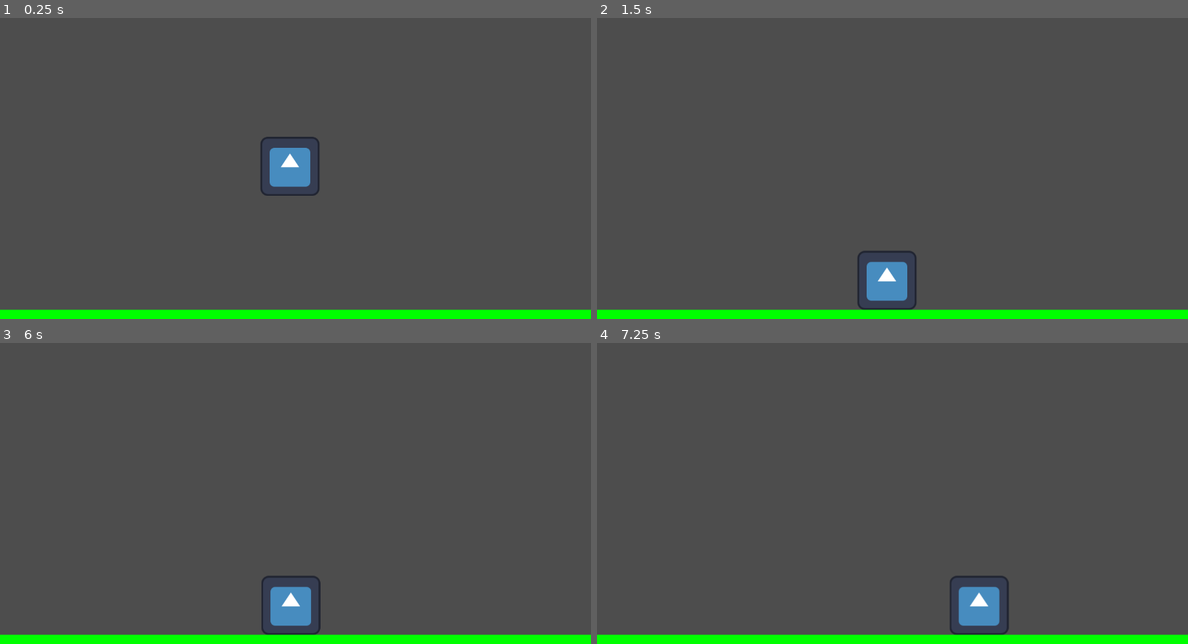
Above: before the commit, frames 1-4 (two rows, left to right).
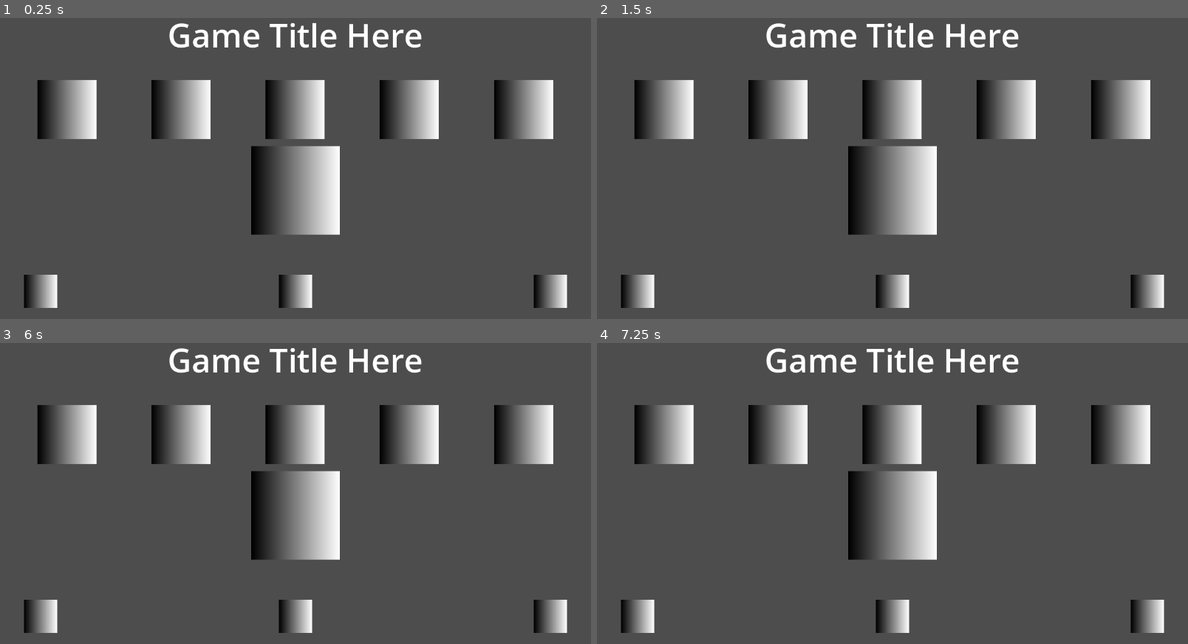
Above: after the commit, the same moments.

Repository: nebunez/career-pathology
Game: Godot game, scene res://menu.tscn
The game is run twice, just before and just after one commit, with the same random seed, the same clock (stepped at 60 frames per second) and the same inputs. Before the commit the project starts from res://prototype_pc.tscn. The engine's default icon, where the game draws it, is replaced by a stand-in: a white triangle on a blue panel in a dark square.
Inputs (mouse positions are in pixels of both pictures, inside the frame that each line leads up to):
- Up to frame 1 (0.25 s): no input
- Up to frame 2 (1.5 s): click (662, 111) at 0.52 s; click (780, 111) at 1.27 s
- Up to frame 3 (6 s): click (295, 436) at 2.02 s; click (407, 436) at 2.77 s; click (525, 436) at 3.52 s; click (295, 514) at 4.27 s; click (41, 616) at 5.02 s; tap Enter at 5.75 s; move the mouse to (425, 460) at 5.77 s; press the mouse at (425, 460) at 5.78 s; hold D (move_right) from 5.78 s (still down)
- Up to frame 4 (7.25 s): tap Space (jump) at 6.02, 6.77 s; move the mouse to (774, 493) at 6.52 s; release D (move_right) at 6.53 s; release the mouse at (774, 493) at 6.53 s; hold A (move_left) from 6.53 s (still down); click (774, 493) at 6.6 s

The runs differ from the first frame. In frame 1, 18% of the frame differs, in the area x 0-100%, y 1-100%; in frame 2, 18%; in frame 3, 18%; in frame 4, 19%.

Commit message:
two menu options but menu_anchors seems better

Diff:
--- a/fs-hof-2025---team-7/menu.tscn
+++ b/fs-hof-2025---team-7/menu.tscn
@@ -1,8 +1,17 @@
-[gd_scene load_steps=3 format=3 uid="uid://64n7fn525aop"]
+[gd_scene load_steps=6 format=3 uid="uid://64n7fn525aop"]
 
-[ext_resource type="Theme" uid="uid://iy0q11075hte" path="res://main_theme.tres" id="1_lti8b"]
+[sub_resource type="LabelSettings" id="LabelSettings_vsb4k"]
+font_size = 71
 
-[sub_resource type="NoiseTexture2D" id="NoiseTexture2D_lti8b"]
+[sub_resource type="Gradient" id="Gradient_vsb4k"]
+
+[sub_resource type="GradientTexture2D" id="GradientTexture2D_lti8b"]
+gradient = SubResource("Gradient_vsb4k")
+
+[sub_resource type="Gradient" id="Gradient_ouk20"]
+
+[sub_resource type="GradientTexture2D" id="GradientTexture2D_mae5d"]
+gradient = SubResource("Gradient_ouk20")
 
 [node name="Menu" type="Control"]
 layout_mode = 3
@@ -11,58 +20,129 @@
 anchor_bottom = 1.0
 grow_horizontal = 2
 grow_vertical = 2
-theme = ExtResource("1_lti8b")
 
-[node name="TextureRect" type="TextureRect" parent="."]
-layout_mode = 1
-anchors_preset = 15
-anchor_right = 1.0
-anchor_bottom = 1.0
-grow_horizontal = 2
-grow_vertical = 2
-texture = SubResource("NoiseTexture2D_lti8b")
+[node name="MarginContainer" type="MarginContainer" parent="."]
+layout_mode = 0
+offset_right = 1280.0
+offset_bottom = 720.0
+theme_override_constants/margin_left = 24
+theme_override_constants/margin_top = 24
+theme_override_constants/margin_right = 24
+theme_override_constants/margin_bottom = 24
 
-[node name="Background" type="Panel" parent="."]
+[node name="VBoxContainer" type="VBoxContainer" parent="MarginContainer"]
+layout_mode = 2
+
+[node name="HBoxContainer" type="HBoxContainer" parent="MarginContainer/VBoxContainer"]
+layout_mode = 2
+size_flags_horizontal = 4
+size_flags_vertical = 3
+
+[node name="Label" type="Label" parent="MarginContainer/VBoxContainer/HBoxContainer"]
+layout_mode = 2
+text = "Game Title Here"
+label_settings = SubResource("LabelSettings_vsb4k")
+horizontal_alignment = 1
+
+[node name="HBoxContainer2" type="HBoxContainer" parent="MarginContainer/VBoxContainer"]
+layout_mode = 2
+size_flags_vertical = 3
+
+[node name="GameDesignBtn" type="TextureButton" parent="MarginContainer/VBoxContainer/HBoxContainer2"]
+custom_minimum_size = Vector2(128, 128)
+layout_mode = 2
+size_flags_horizontal = 6
+texture_normal = SubResource("GradientTexture2D_lti8b")
+stretch_mode = 5
+
+[node name="ArtBtn" type="TextureButton" parent="MarginContainer/VBoxContainer/HBoxContainer2"]
+custom_minimum_size = Vector2(128, 128)
+layout_mode = 2
+size_flags_horizontal = 6
+texture_normal = SubResource("GradientTexture2D_lti8b")
+stretch_mode = 5
+
+[node name="Writing" type="TextureButton" parent="MarginContainer/VBoxContainer/HBoxContainer2"]
+custom_minimum_size = Vector2(128, 128)
+layout_mode = 2
+size_flags_horizontal = 6
+texture_normal = SubResource("GradientTexture2D_lti8b")
+stretch_mode = 5
+
+[node name="Business" type="TextureButton" parent="MarginContainer/VBoxContainer/HBoxContainer2"]
+custom_minimum_size = Vector2(128, 128)
+layout_mode = 2
+size_flags_horizontal = 6
+texture_normal = SubResource("GradientTexture2D_lti8b")
+stretch_mode = 5
+
+[node name="Mustic" type="TextureButton" parent="MarginContainer/VBoxContainer/HBoxContainer2"]
+custom_minimum_size = Vector2(128, 128)
+layout_mode = 2
+size_flags_horizontal = 6
+texture_normal = SubResource("GradientTexture2D_lti8b")
+stretch_mode = 5
+
+[node name="HBoxContainer3" type="HBoxContainer" parent="MarginContainer/VBoxContainer"]
+layout_mode = 2
+size_flags_horizontal = 4
+size_flags_vertical = 3
+size_flags_stretch_ratio = 1.14
+
+[node name="Control" type="Control" parent="MarginContainer/VBoxContainer/HBoxContainer3"]
+layout_mode = 2
+
+[node name="ThisIsNotAButton" type="TextureButton" parent="MarginContainer/VBoxContainer/HBoxContainer3/Control"]
+custom_minimum_size = Vector2(512, 192)
 layout_mode = 1
 anchors_preset = 8
 anchor_left = 0.5
 anchor_top = 0.5
 anchor_right = 0.5
 anchor_bottom = 0.5
-offset_left = -128.0
-offset_top = -128.0
-offset_right = 128.0
-offset_bottom = 128.0
+offset_left = -256.0
+offset_top = -96.0
+offset_right = 256.0
+offset_bottom = 96.0
 grow_horizontal = 2
 grow_vertical = 2
+size_flags_horizontal = 6
+texture_normal = SubResource("GradientTexture2D_lti8b")
+stretch_mode = 5
 
-[node name="MarginContainer" type="VBoxContainer" parent="Background"]
-layout_mode = 1
-anchors_preset = 15
-anchor_right = 1.0
-anchor_bottom = 1.0
-grow_horizontal = 2
-grow_vertical = 2
-alignment = 1
+[node name="HBoxContainer4" type="HBoxContainer" parent="MarginContainer/VBoxContainer"]
+layout_mode = 2
+size_flags_vertical = 10
 
-[node name="Title" type="Label" parent="Background/MarginContainer"]
-custom_minimum_size = Vector2(0, 80)
+[node name="HBoxContainer" type="HBoxContainer" parent="MarginContainer/VBoxContainer/HBoxContainer4"]
 layout_mode = 2
-text = "Our Game Name"
-horizontal_alignment = 1
-vertical_alignment = 1
+size_flags_horizontal = 2
 
-[node name="StartGame" type="Button" parent="Background/MarginContainer"]
+[node name="TextureButton" type="TextureButton" parent="MarginContainer/VBoxContainer/HBoxContainer4/HBoxContainer"]
+custom_minimum_size = Vector2(128, 72)
 layout_mode = 2
-size_flags_horizontal = 4
-text = "Start Game"
+size_flags_horizontal = 6
+texture_normal = SubResource("GradientTexture2D_mae5d")
+stretch_mode = 5
 
-[node name="Credits" type="Button" parent="Background/MarginContainer"]
+[node name="HBoxContainer2" type="HBoxContainer" parent="MarginContainer/VBoxContainer/HBoxContainer4"]
 layout_mode = 2
-size_flags_horizontal = 4
-text = "Credits"
+size_flags_horizontal = 3
 
-[node name="Quit" type="Button" parent="Background/MarginContainer"]
+[node name="TextureButton" type="TextureButton" parent="MarginContainer/VBoxContainer/HBoxContainer4/HBoxContainer2"]
+custom_minimum_size = Vector2(128, 72)
 layout_mode = 2
-size_flags_horizontal = 4
-text = "Quit"
+size_flags_horizontal = 6
+texture_normal = SubResource("GradientTexture2D_mae5d")
+stretch_mode = 5
+
+[node name="HBoxContainer3" type="HBoxContainer" parent="MarginContainer/VBoxContainer/HBoxContainer4"]
+layout_mode = 2
+size_flags_horizontal = 10
+
+[node name="TextureButton" type="TextureButton" parent="MarginContainer/VBoxContainer/HBoxContainer4/HBoxContainer3"]
+custom_minimum_size = Vector2(128, 72)
+layout_mode = 2
+size_flags_horizontal = 6
+texture_normal = SubResource("GradientTexture2D_mae5d")
+stretch_mode = 5
--- /dev/null
+++ b/fs-hof-2025---team-7/menu_anchors.tscn
@@ -0,0 +1,142 @@
+[gd_scene load_steps=4 format=3 uid="uid://0ng65qnu2idt"]
+
+[sub_resource type="LabelSettings" id="LabelSettings_qf6uo"]
+font_size = 72
+
+[sub_resource type="Gradient" id="Gradient_i2qks"]
+
+[sub_resource type="GradientTexture2D" id="GradientTexture2D_fmohw"]
+gradient = SubResource("Gradient_i2qks")
+
+[node name="AnchorMenu" type="Control"]
+layout_mode = 3
+anchors_preset = 15
+anchor_right = 1.0
+anchor_bottom = 1.0
+grow_horizontal = 2
+grow_vertical = 2
+
+[node name="MarginContainer" type="MarginContainer" parent="."]
+layout_mode = 1
+anchors_preset = 10
+anchor_right = 1.0
+offset_bottom = 115.0
+grow_horizontal = 2
+theme_override_constants/margin_left = 8
+theme_override_constants/margin_top = 24
+theme_override_constants/margin_right = 8
+theme_override_constants/margin_bottom = 24
+
+[node name="GameTitle" type="Label" parent="MarginContainer"]
+layout_mode = 2
+size_flags_horizontal = 4
+size_flags_vertical = 1
+text = "GAME TITLE GOES HERE"
+label_settings = SubResource("LabelSettings_qf6uo")
+
+[node name="HBoxContainer" type="HBoxContainer" parent="."]
+custom_minimum_size = Vector2(0, 128)
+layout_mode = 1
+anchors_preset = -1
+anchor_left = 0.5
+anchor_top = 0.5
+anchor_right = 0.5
+anchor_bottom = 0.5
+offset_left = -600.0
+offset_top = -64.0
+offset_right = 600.0
+offset_bottom = -200.0
+grow_horizontal = 2
+grow_vertical = 2
+
+[node name="TextureButton" type="TextureButton" parent="HBoxContainer"]
+custom_minimum_size = Vector2(128, 128)
+layout_mode = 2
+size_flags_horizontal = 6
+size_flags_vertical = 4
+texture_normal = SubResource("GradientTexture2D_fmohw")
+stretch_mode = 0
+
+[node name="TextureButton2" type="TextureButton" parent="HBoxContainer"]
+custom_minimum_size = Vector2(128, 128)
+layout_mode = 2
+size_flags_horizontal = 6
+size_flags_vertical = 4
+texture_normal = SubResource("GradientTexture2D_fmohw")
+stretch_mode = 0
+
+[node name="TextureButton3" type="TextureButton" parent="HBoxContainer"]
+custom_minimum_size = Vector2(128, 128)
+layout_mode = 2
+size_flags_horizontal = 6
+size_flags_vertical = 4
+texture_normal = SubResource("GradientTexture2D_fmohw")
+stretch_mode = 0
+
+[node name="TextureButton4" type="TextureButton" parent="HBoxContainer"]
+custom_minimum_size = Vector2(128, 128)
+layout_mode = 2
+size_flags_horizontal = 6
+size_flags_vertical = 4
+texture_normal = SubResource("GradientTexture2D_fmohw")
+stretch_mode = 0
+
+[node name="TextureButton5" type="TextureButton" parent="HBoxContainer"]
+custom_minimum_size = Vector2(128, 128)
+layout_mode = 2
+size_flags_horizontal = 6
+size_flags_vertical = 4
+texture_normal = SubResource("GradientTexture2D_fmohw")
+stretch_mode = 0
+
+[node name="HBoxContainer2" type="HBoxContainer" parent="."]
+layout_mode = 1
+anchors_preset = -1
+anchor_left = 0.5
+anchor_top = 0.5
+anchor_right = 0.5
+anchor_bottom = 0.5
+offset_left = -256.0
+offset_top = 23.0
+offset_right = 256.0
+offset_bottom = 215.0
+grow_horizontal = 2
+grow_vertical = 2
+
+[node name="TextureButton6" type="TextureButton" parent="HBoxContainer2"]
+custom_minimum_size = Vector2(128, 128)
+layout_mode = 2
+size_flags_horizontal = 3
+texture_normal = SubResource("GradientTexture2D_fmohw")
+stretch_mode = 0
+
+[node name="HBoxContainer3" type="HBoxContainer" parent="."]
+layout_mode = 1
+anchors_preset = -1
+anchor_top = 1.0
+anchor_right = 1.0
+anchor_bottom = 1.0
+offset_left = 8.0
+offset_right = -8.0
+offset_bottom = -16.0
+grow_horizontal = 2
+grow_vertical = 0
+
+[node name="Credits" type="Button" parent="HBoxContainer3"]
+custom_minimum_size = Vector2(128, 72)
+layout_mode = 2
+size_flags_horizontal = 0
+text = "Credits"
+
+[node name="Start" type="Button" parent="HBoxContainer3"]
+custom_minimum_size = Vector2(192, 72)
+layout_mode = 2
+size_flags_horizontal = 6
+text = "Let's Go"
+
+[node name="Quit" type="Button" parent="HBoxContainer3"]
+custom_minimum_size = Vector2(128, 72)
+layout_mode = 2
+size_flags_horizontal = 8
+text = "Quit
+"
--- a/fs-hof-2025---team-7/project.godot
+++ b/fs-hof-2025---team-7/project.godot
@@ -11,7 +11,7 @@
 [application]
 
 config/name="FS HOF 2025 - Team 7"
-run/main_scene="uid://cniwlsibop00s"
+run/main_scene="uid://64n7fn525aop"
 config/features=PackedStringArray("4.4", "GL Compatibility")
 config/icon="res://icon.svg"
 
